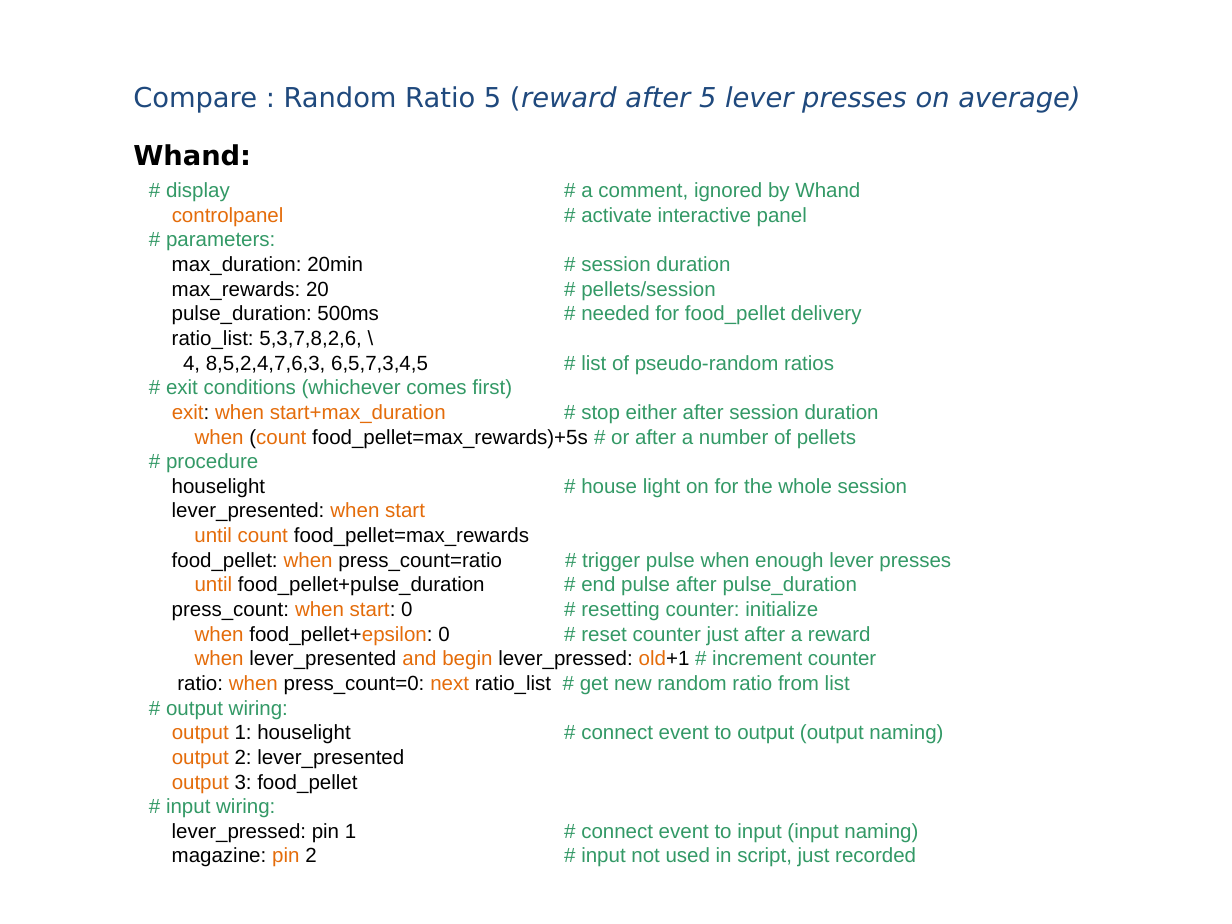
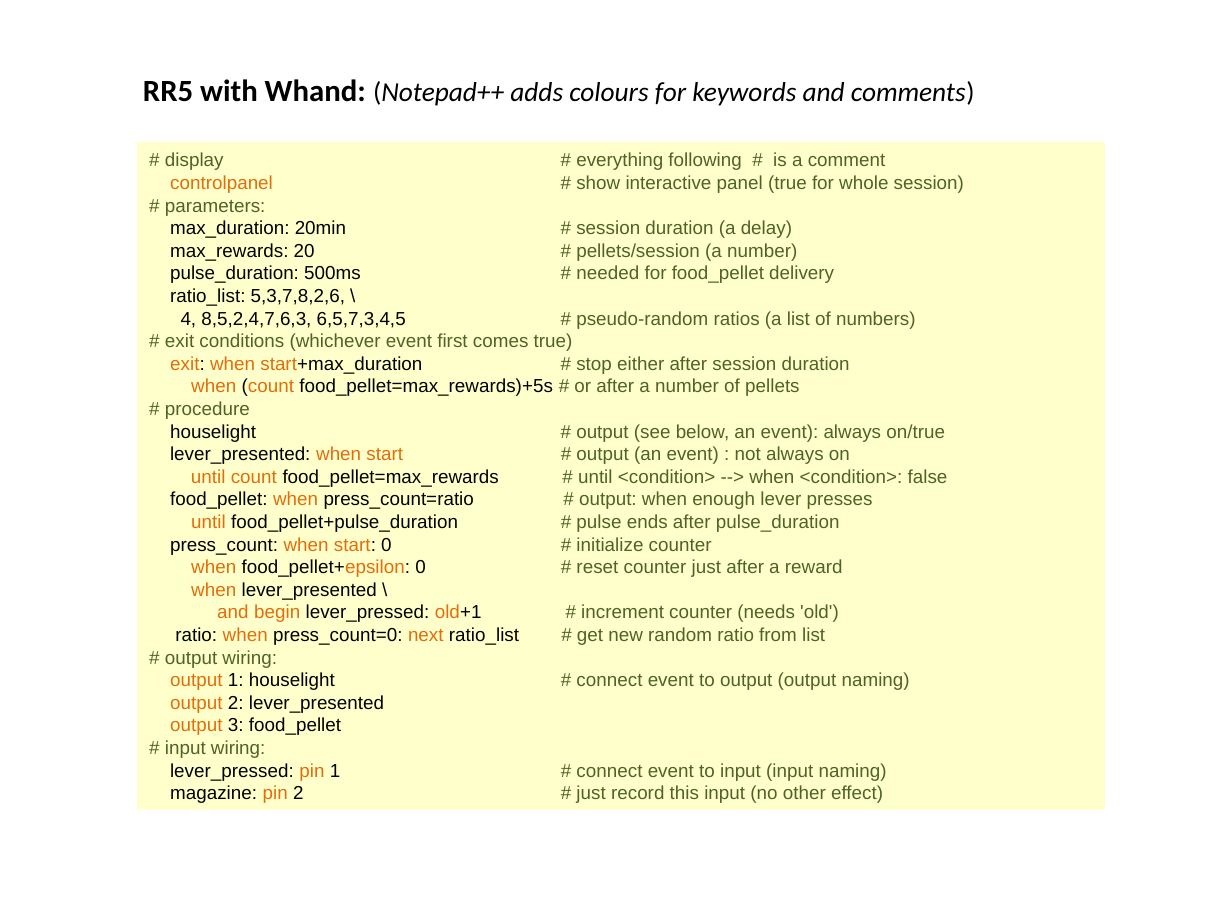
Before and after one commit to MarchandAlain/Whand, a slide deck: slide 5 of Introduction to Whand.ppt (slide 4 before the commit). Drawn at 1232x924 pixels with LibreOffice and Linux fonts; fonts in the diff are those of the drawing. Boxes give left, top, right and bottom in pixels: in the first picture for what was removed or moved away, otherwise in the second. Text is boxed around its words. In the diff, an @@ line names an element or a change of style, - is before the commit and + after.

```diff
--- a/Introduction to Whand.ppt
+++ b/Introduction to Whand.ppt
@@ text removed at box(133, 86, 1080, 113) @@
-Compare : Random Ratio 5 (reward after 5 lever presses on average)
@@ text added at box(143, 79, 975, 106), 16 pt, text #000000, italic @@
+RR5 with Whand: (Notepad++ adds colours for keywords and comments)
@@ text removed at box(133, 144, 251, 166) @@
-Whand:
@@ rectangle "# display # everything following ...": place and size @@
-rectangle "# display # everything following ..." at box(166, 182, 951, 867)
+rectangle "# display # everything following ..." at box(137, 142, 1105, 809)
@@ rectangle "# display # everything following ..." at box(137, 142, 1105, 809): fill none to #FFFFCC @@
@@ text in rectangle at box(165, 152, 964, 193): text changed; size 12 to 11 pt; text colour #339966 to #4F6228 @@
-# display # a comment, ignored by Whand
-controlpanel # activate interactive panel
+# display # everything following # is a comment
+controlpanel # show interactive panel (true for whole session)
@@ text in rectangle at box(165, 200, 910, 781): size 12 to 11 pt in "# parameters:", "pulse_duration: 500ms # needed for food_pellet delivery", "ratio_list: 5,3,7,8,2,6, \", "exit: when start+max_duration # stop either after ..." and 10 more places; text colour #339966 to #4F6228 in "# parameters:", "# needed for food_pellet delivery", "# stop either after session duration", "# or after a number of pellets" and 7 more places; text colour #E46C0A to #000000 in "start+max_duration"; text colour #000000 to #E46C0A in "pin" @@
@@ text in rectangle at box(170, 220, 797, 261): text changed; size 12 to 11 pt; text colour #000000 to #4F6228 @@
-max_duration: 20min # session duration
-max_rewards: 20 # pellets/session
+max_duration: 20min # session duration (a delay)
+max_rewards: 20 # pellets/session (a number)
@@ text in rectangle at box(165, 311, 916, 351): text changed; size 12 to 11 pt; text colour #339966 to #4F6228 @@
-4, 8,5,2,4,7,6,3, 6,5,7,3,4,5 # list of pseudo-random ratios
-# exit conditions (whichever comes first)
+4, 8,5,2,4,7,6,3, 6,5,7,3,4,5 # pseudo-random ratios (a list of numbers)
+# exit conditions (whichever event first comes true)
@@ text in rectangle at box(170, 424, 948, 555): text changed; size 12 to 11 pt; text colour #339966 to #4F6228 @@
-houselight # house light on for the whole session
-lever_presented: when start
-until count food_pellet=max_rewards
-food_pellet: when press_count=ratio # trigger pulse when enough lever presses
-until food_pellet+pulse_duration # end pulse after pulse_duration
-press_count: when start: 0 # resetting counter: initialize
+houselight # output (see below, an event): always on/true
+lever_presented: when start # output (an event) : not always on
+until count food_pellet=max_rewards # until <condition> --> when <condition>: false
+food_pellet: when press_count=ratio # output: when enough lever presses
+until food_pellet+pulse_duration # pulse ends after pulse_duration
+press_count: when start: 0 # initialize counter
@@ text in rectangle at box(191, 582, 839, 622): text changed; size 12 to 11 pt @@
-when lever_presented and begin lever_pressed: old+1 # increment counter
+when lever_presented \
+and begin lever_pressed: old+1 # increment counter (needs 'old')
@@ text in rectangle at box(170, 785, 883, 803): text changed; size 12 to 11 pt; text colour #339966 to #4F6228 @@
-magazine: pin 2 # input not used in script, just recorded
+magazine: pin 2 # just record this input (no other effect)
```
Also in this commit, not shown: 15 other slides changed, 1 slide added.
